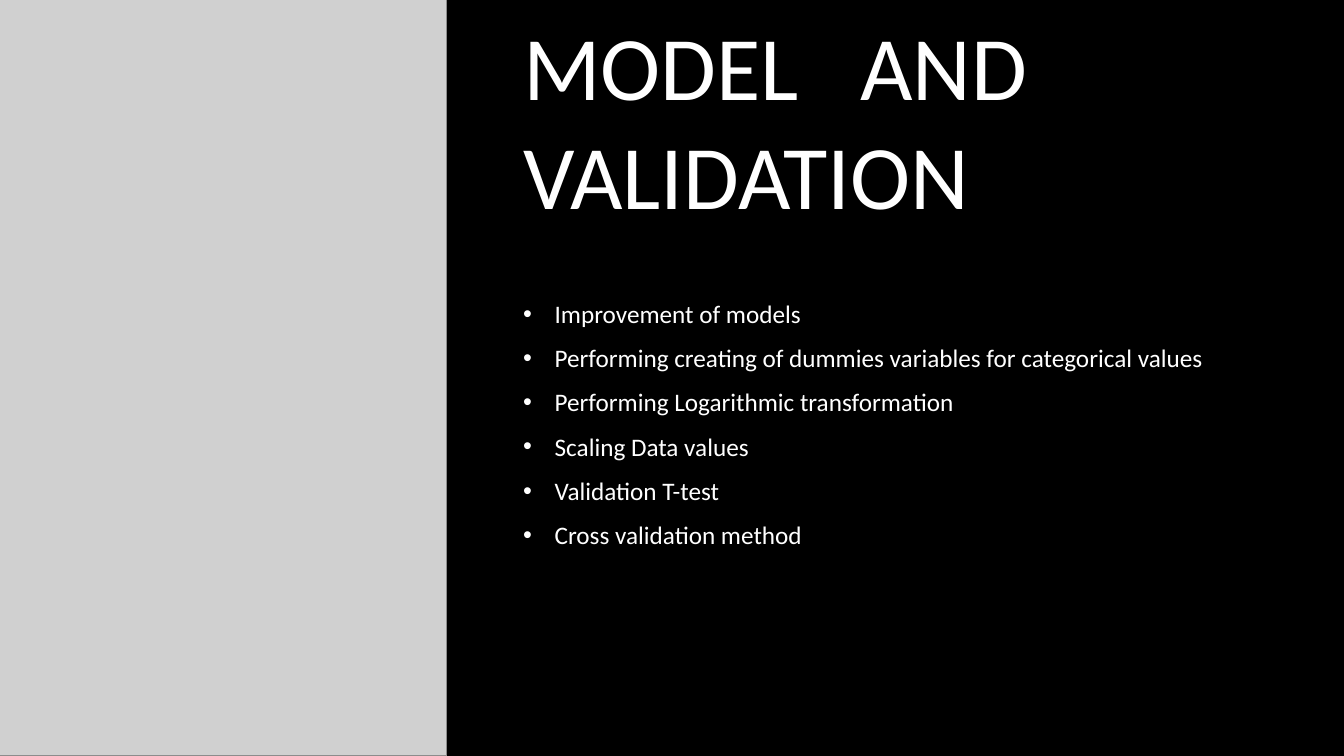
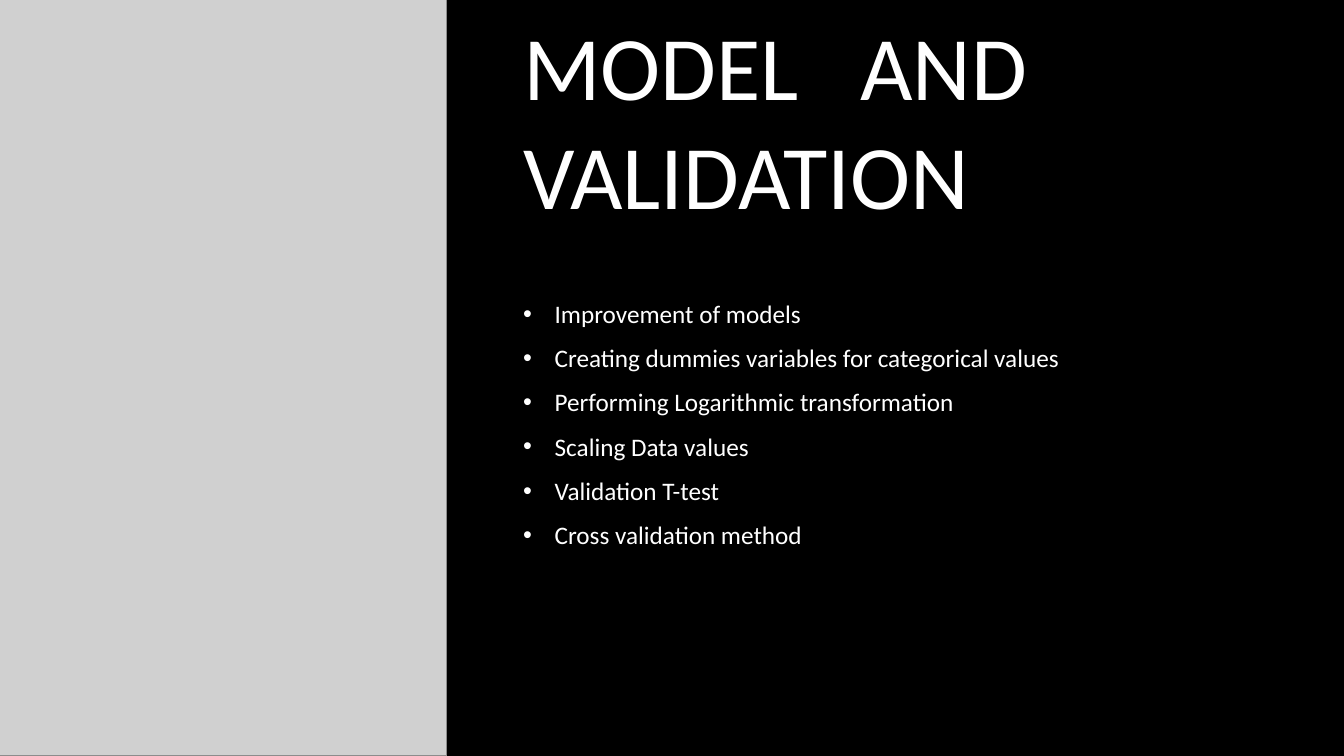
Before and after one commit to ChrisFreyre/Walmart-Capstone-Project, a slide deck: slide 6 of walmart_presentation.pptx. Drawn at 1344x756 pixels with LibreOffice and Linux fonts; fonts in the diff are those of the drawing; grey boxes stand for pictures; background and template pictures are left out. Boxes give left, top, right and bottom in pixels: in the first picture for what was removed or moved away, otherwise in the second. Text is boxed around its words. In the diff, an @@ line names an element or a change of style, - is before the commit and + after.

```diff
--- a/walmart_presentation.pptx
+++ b/walmart_presentation.pptx
@@ text at <box>555,349,1058,372</box>: text changed @@
-• Performing creating of dummies variables for categorical values
+• Creating dummies variables for categorical values
```
Also in this commit, not shown: 1 other slide changed.
